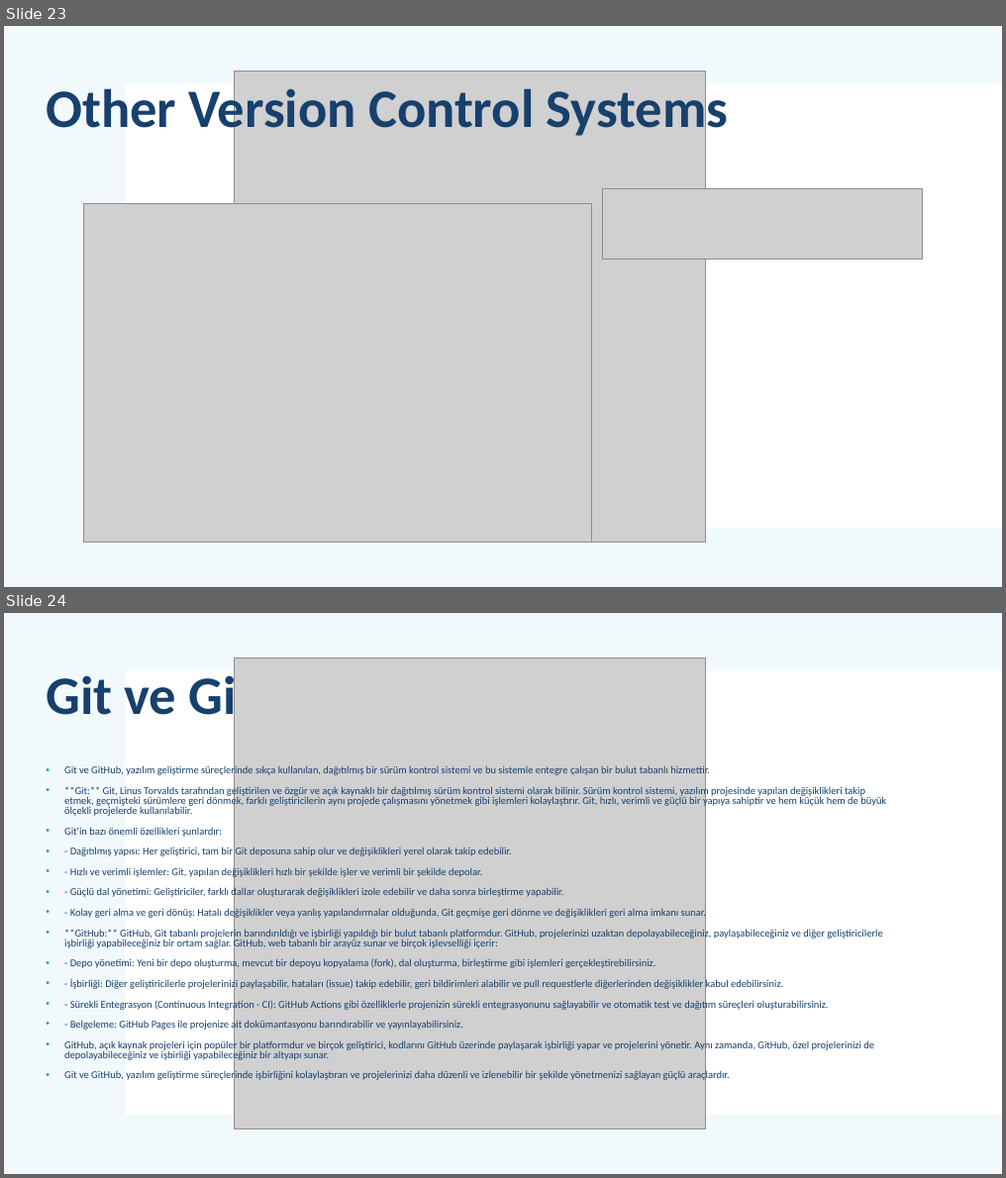
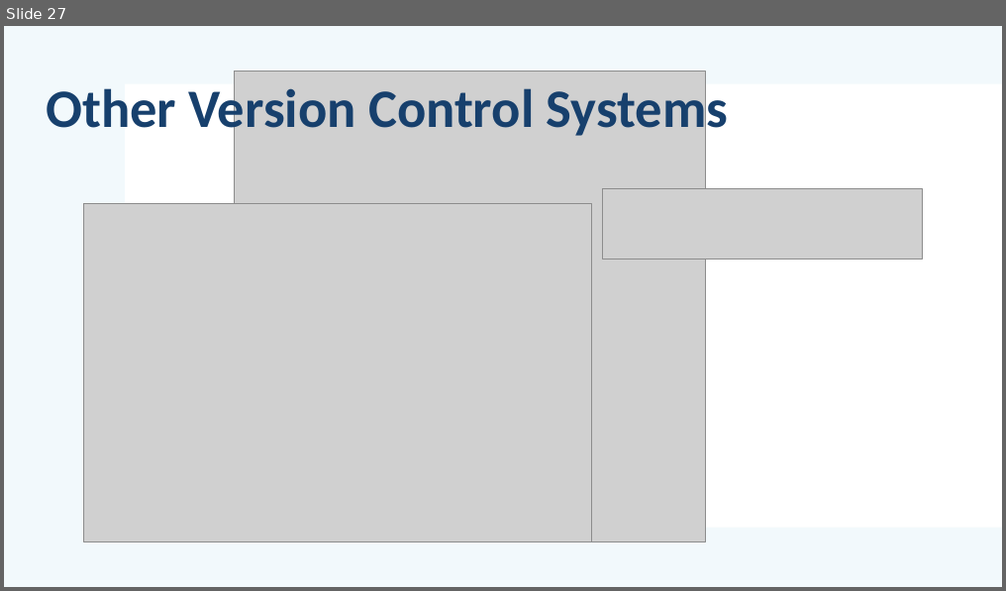
Before and after one commit to mehmetsungur/GitGithub, a slide deck: GitGithub.pptx. Shown one above the other, each under a label of ours: slides 23 and 24 before the commit, slide 27 after it. The pictures are 1006x1178 and 1006x591 pixels, drawn with LibreOffice and Linux fonts; fonts in the diff are those of the drawing; grey boxes stand for pictures. Boxes give left, top, right and bottom in pixels: in the first picture for what was removed or moved away, otherwise in the second. Text is boxed around its words. In the diff, an @@ line names an element or a change of style, - is before the commit and + after.

```diff
--- a/GitGithub.pptx
+++ b/GitGithub.pptx
@@ slide 24 removed at (x1=4, y1=613, x2=1002, y2=1174), background #FFFFFF; not listed: 2 template elements that a slide beside it also shows @@
@@ title removed at (x1=46, y1=669, x2=348, y2=728) @@
-Git ve GitHub nedir?
@@ picture removed at (x1=235, y1=658, x2=706, y2=1129) @@
@@ text removed at (x1=64, y1=765, x2=886, y2=1082) @@
-• Git ve GitHub, yazılım geliştirme süreçlerinde sıkça kullanılan, dağıtılmış bir sürüm kontrol sistemi ve bu sistemle entegre çalışan bir bulut tabanlı hizmettir.
-• **Git:** Git, Linus Torvalds tarafından geliştirilen ve özgür ve açık kaynaklı bir dağıtılmış sürüm kontrol sistemi olarak bilinir. Sürüm kontrol sistemi, yazılım projesinde yapılan değişiklikleri takip etmek, geçmişteki sürümlere geri dönmek, farklı geliştiricilerin aynı projede çalışmasını yönetmek gibi işlemleri kolaylaştırır. Git, hızlı, verimli ve güçlü bir yapıya sahiptir ve hem küçük hem de büyük ölçekli projelerde kullanılabilir.
-• Git'in bazı önemli özellikleri şunlardır:
-• - Dağıtılmış yapısı: Her geliştirici, tam bir Git deposuna sahip olur ve değişiklikleri yerel olarak takip edebilir.
-• - Hızlı ve verimli işlemler: Git, yapılan değişiklikleri hızlı bir şekilde işler ve verimli bir şekilde depolar.
-• - Güçlü dal yönetimi: Geliştiriciler, farklı dallar oluşturarak değişiklikleri izole edebilir ve daha sonra birleştirme yapabilir.
-• - Kolay geri alma ve geri dönüş: Hatalı değişiklikler veya yanlış yapılandırmalar olduğunda, Git geçmişe geri dönme ve değişiklikleri geri alma imkanı sunar.
-• **GitHub:** GitHub, Git tabanlı projelerin barındırıldığı ve işbirliği yapıldığı bir bulut tabanlı platformdur. GitHub, projelerinizi uzaktan depolayabileceğiniz, paylaşabileceğiniz ve diğer geliştiricilerle işbirliği yapabileceğiniz bir ortam sağlar. GitHub, web tabanlı bir arayüz sunar ve birçok işlevselliği içerir:
-• - Depo yönetimi: Yeni bir depo oluşturma, mevcut bir depoyu kopyalama (fork), dal oluşturma, birleştirme gibi işlemleri gerçekleştirebilirsiniz.
-• - İşbirliği: Diğer geliştiricilerle projelerinizi paylaşabilir, hataları (issue) takip edebilir, geri bildirimleri alabilir ve pull requestlerle diğerlerinden değişiklikler kabul edebilirsiniz.
-• - Sürekli Entegrasyon (Continuous Integration - CI): GitHub Actions gibi özelliklerle projenizin sürekli entegrasyonunu sağlayabilir ve otomatik test ve dağıtım süreçleri oluşturabilirsiniz.
-• - Belgeleme: GitHub Pages ile projenize ait dokümantasyonu barındırabilir ve yayınlayabilirsiniz.
-• GitHub, açık kaynak projeleri için popüler bir platformdur ve birçok geliştirici, kodlarını GitHub üzerinde paylaşarak işbirliği yapar ve projelerini yönetir. Aynı zamanda, GitHub, özel projelerinizi de depolayabileceğiniz ve işbirliği yapabileceğiniz bir altyapı sunar.
-• Git ve GitHub, yazılım geliştirme süreçlerinde işbirliğini kolaylaştıran ve projelerinizi daha düzenli ve izlenebilir bir şekilde yönetmenizi sağlayan güçlü araçlardır.
@@ what was slide 23 is now slide 27 @@
```
Also in this commit, not shown: 5 slides changed, 16 slides added, 21 other slides removed, 1 other file.
